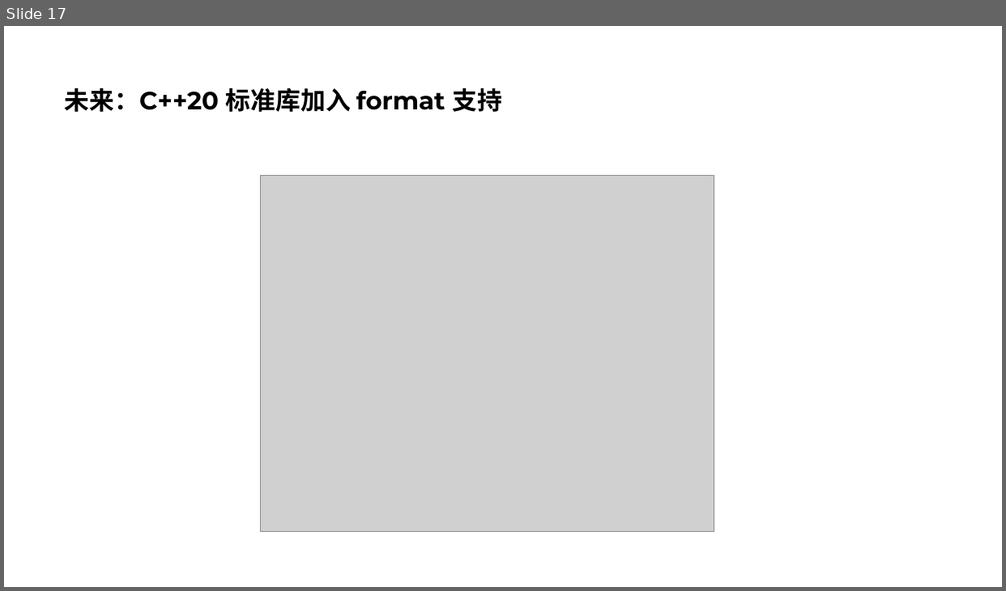
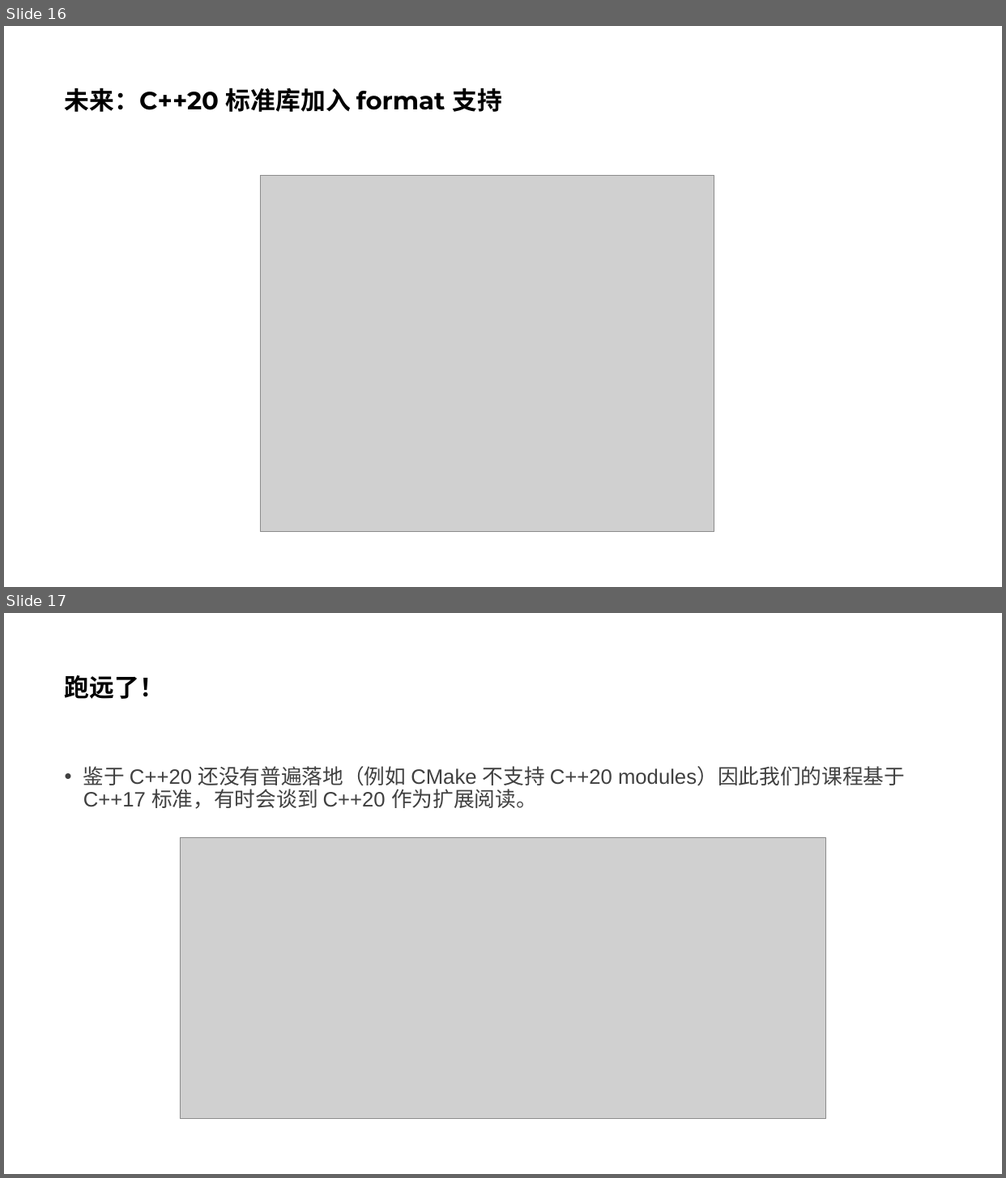
Before and after one commit to parallel101/course, a slide deck: 02/slides.pptx. Shown one above the other, each under a label of ours: slide 17 before the commit, slides 16 and 17 after it. The pictures are 1006x591 and 1006x1178 pixels, drawn with LibreOffice and Linux fonts; fonts in the diff are those of the drawing; grey boxes stand for pictures. Boxes give left, top, right and bottom in pixels: in the first picture for what was removed or moved away, otherwise in the second. Text is boxed around its words. In the diff, an @@ line names an element or a change of style, - is before the commit and + after.

```diff
--- a/02/slides.pptx
+++ b/02/slides.pptx
@@ slide 17 added at [4,613,1002,1174], background #FFFFFF @@
@@ title added at [65,675,164,699], 24 pt, text #000000, bold @@
+跑远了！
@@ text added at [83,766,905,809], 20 pt, text #404040 @@
+• 鉴于 C++20 还没有普遍落地（例如 CMake 不支持 C++20 modules）因此我们的课程基于 C++17 标准，有时会谈到 C++20 作为扩展阅读。
@@ picture added at [180,837,826,1119] @@
@@ what was slide 17 is now slide 16 @@
```
Also in this commit, not shown: 2 slides changed, 11 other slides added, 1 slide removed, 18 other files.
